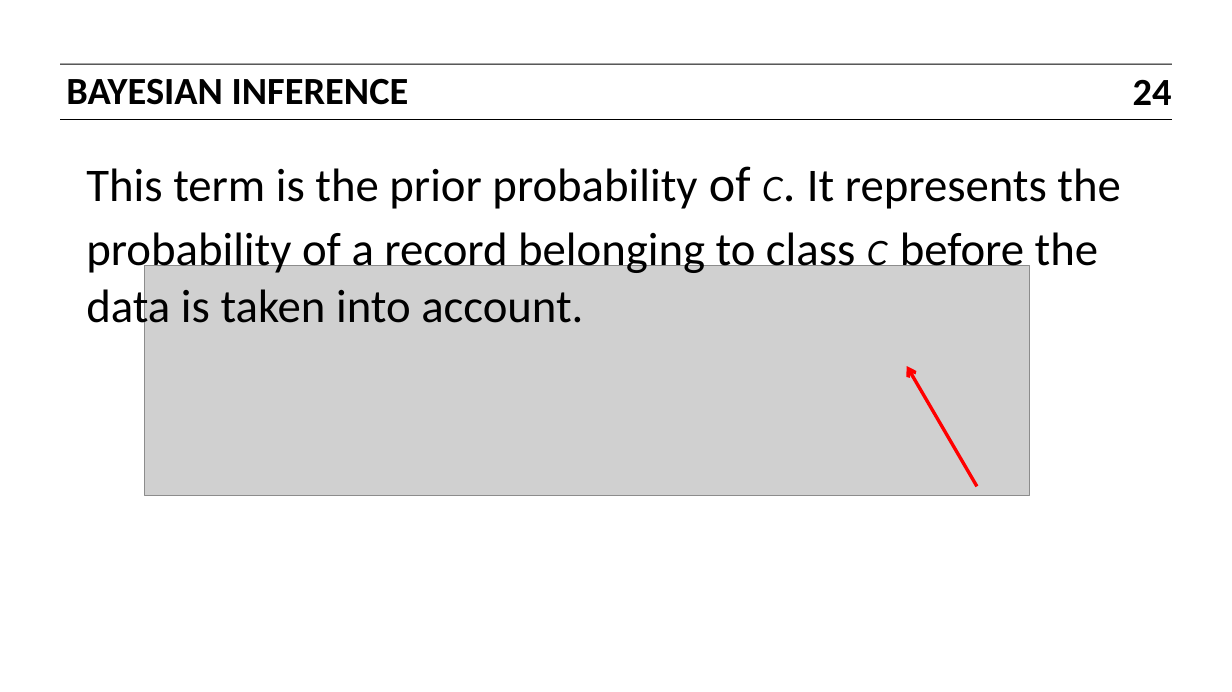
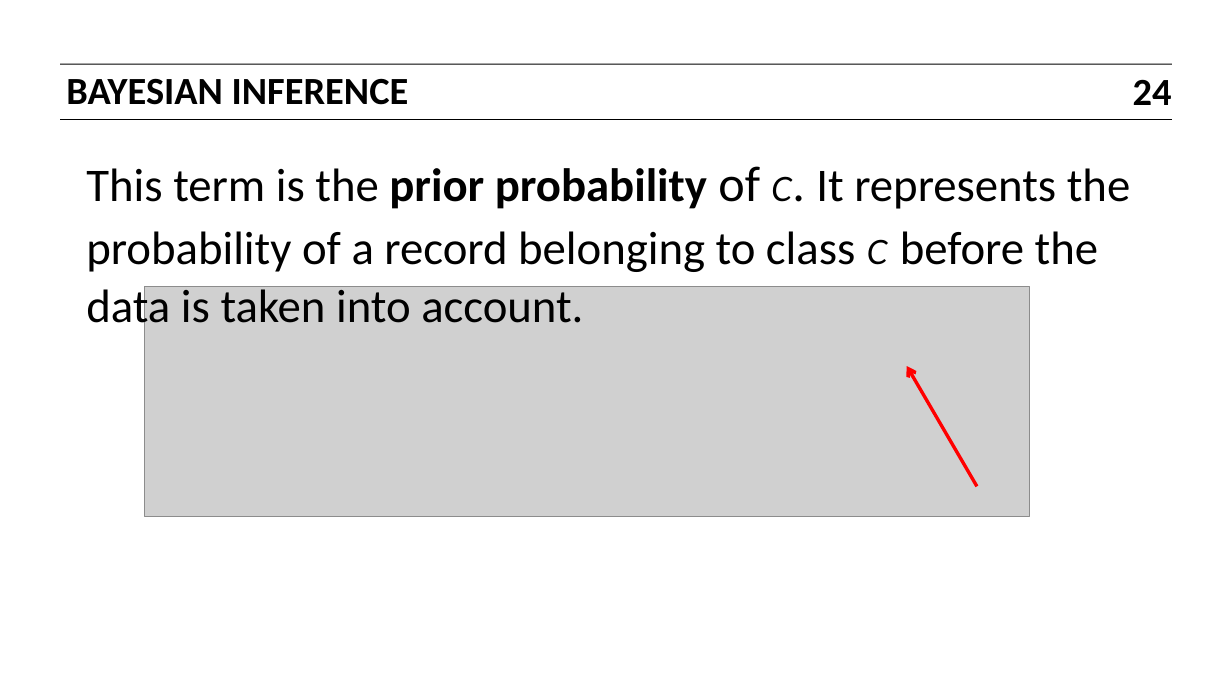
Before and after one commit to vandonova/sfdat22_work, a slide deck: slide 24 of slides/13_naive_bayes_roc_auc.pptx. Drawn at 1232x692 pixels with LibreOffice and Linux fonts; fonts in the diff are those of the drawing; grey boxes stand for pictures. Boxes give left, top, right and bottom in pixels: in the first picture for what was removed or moved away, otherwise in the second. Text is boxed around its words. In the diff, an @@ line names an element or a change of style, - is before the commit and + after.

```diff
--- a/slides/13_naive_bayes_roc_auc.pptx
+++ b/slides/13_naive_bayes_roc_auc.pptx
@@ text "This term is the prior ..." at box(86, 166, 1130, 334): bold on in "prior probability" @@
@@ picture: place and size @@
-picture at box(144, 266, 1029, 496)
+picture at box(144, 286, 1029, 516)
```
Also in this commit, not shown: 5 other slides changed, 1 other file.
